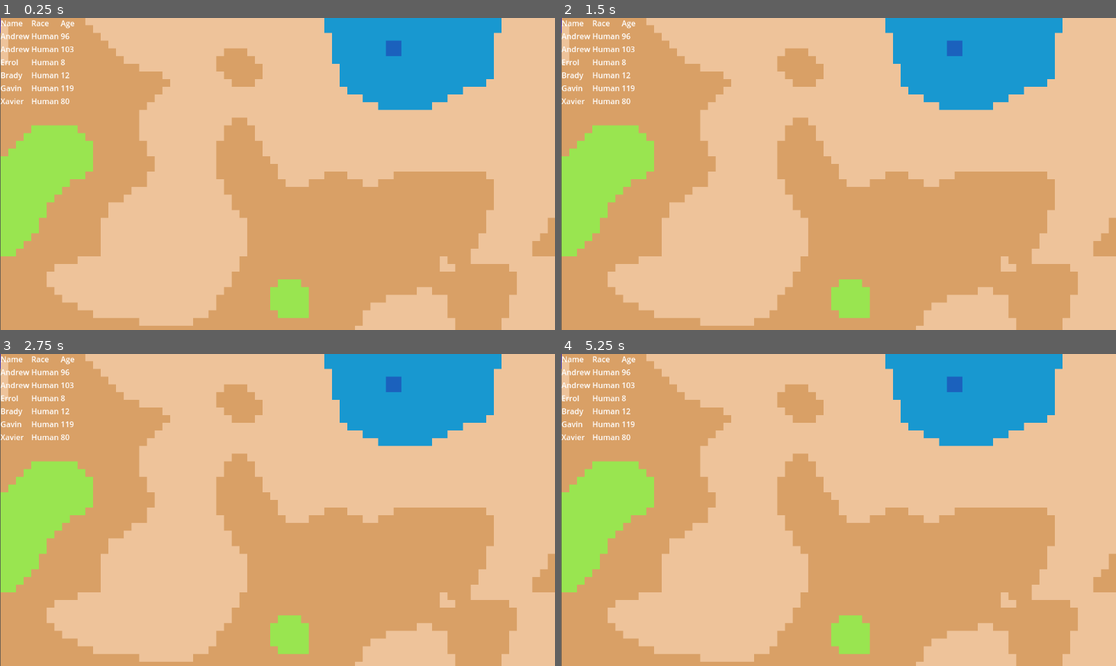
Above: before the commit, frames 1-4 (two rows, left to right).
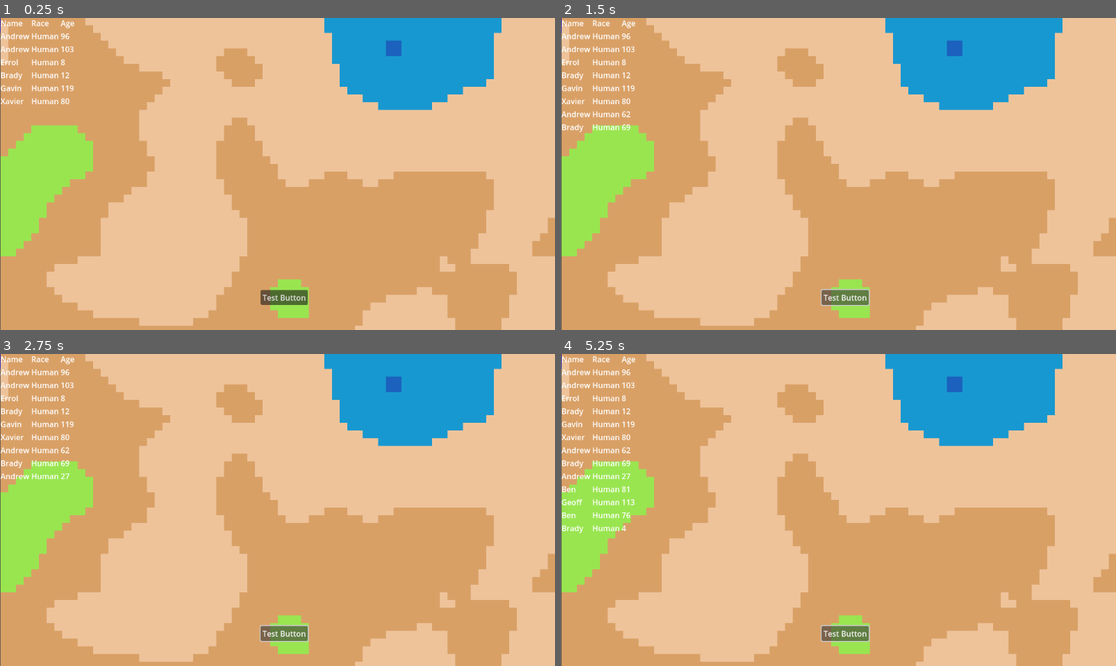
Above: after the commit, the same moments.

Repository: DiddySmooth/CitsGodot
Game: Godot game, scene res://Scripts/MainScene.tscn
Same seed, same stepped clock (60 frames per second), same inputs: the game is played once before the commit and once after it.
Inputs (mouse positions are in pixels of both pictures, inside the frame that each line leads up to):
- Up to frame 1 (0.25 s): no input
- Up to frame 2 (1.5 s): click (844, 298) at 0.5 s, where only the run after the commit has a clickable "Test Button"; click (844, 298) at 1.25 s, where only the run after the commit has a clickable "Test Button"
- Up to frame 3 (2.75 s): click (283, 634) at 2 s, where only the run after the commit has a clickable "Test Button"
- Up to frame 4 (5.25 s): tap Enter at 2.75, 4.25 s; tap Space at 3.5, 5 s

The runs differ from the first frame. In frame 1, 0.4% of the frame differs, in the area x 46-56%, y 87-92%; in frame 2, 0.7%; in frame 3, 0.9%; in frame 4, 1.3%, in the area x 0-56%, y 29-93%.

Commit message:
added timer

Diff:
--- a/Scripts/CitManager.gd
+++ b/Scripts/CitManager.gd
@@ -7,6 +7,7 @@
 # Called when the node enters the scene tree for the first time.
 func _ready():
 	controlNode = get_parent().get_node("Control")
+
 	print(controlNode)
 	createStarterCits()
 	pass # Replace with function body.
@@ -16,15 +17,21 @@
 		cits.append(createCit())
 	controlNode.updateList(cits)
 
+func addCit():
+	cits.append(createCit())
+	controlNode.updateList(cits)
+
 func createCit():
 	var cit = preload("res://Scripts/Classes/Cit.gd").new()
 	cit.generate()
-	print(cit.citName)
 	return cit
-	pass
 
 
 
 # Called every frame. 'delta' is the elapsed time since the previous frame.
 func _process(delta):
 	pass
+
+
+func _on_button_button_down():
+	pass # Replace with function body.
--- a/Scripts/GameManager.gd
+++ b/Scripts/GameManager.gd
@@ -6,6 +6,12 @@
 	pass # Replace with function body.
 
 
+func moveGameForward():
+	print("Timer")
+
+
+
+
 # Called every frame. 'delta' is the elapsed time since the previous frame.
 func _process(delta):
 	pass
--- a/Scripts/MainScene.tscn
+++ b/Scripts/MainScene.tscn
@@ -51,3 +51,18 @@
 
 [node name="Camera2D" type="Camera2D" parent="Control"]
 position = Vector2(575, 325)
+
+[node name="Button" type="Button" parent="Control"]
+layout_mode = 0
+offset_left = 540.0
+offset_top = 566.0
+offset_right = 638.0
+offset_bottom = 597.0
+text = "Test Button"
+
+[node name="Timer" type="Timer" parent="."]
+wait_time = 5.0
+autostart = true
+
+[connection signal="button_down" from="Control/Button" to="CitManager" method="addCit"]
+[connection signal="timeout" from="Timer" to="." method="moveGameForward"]
